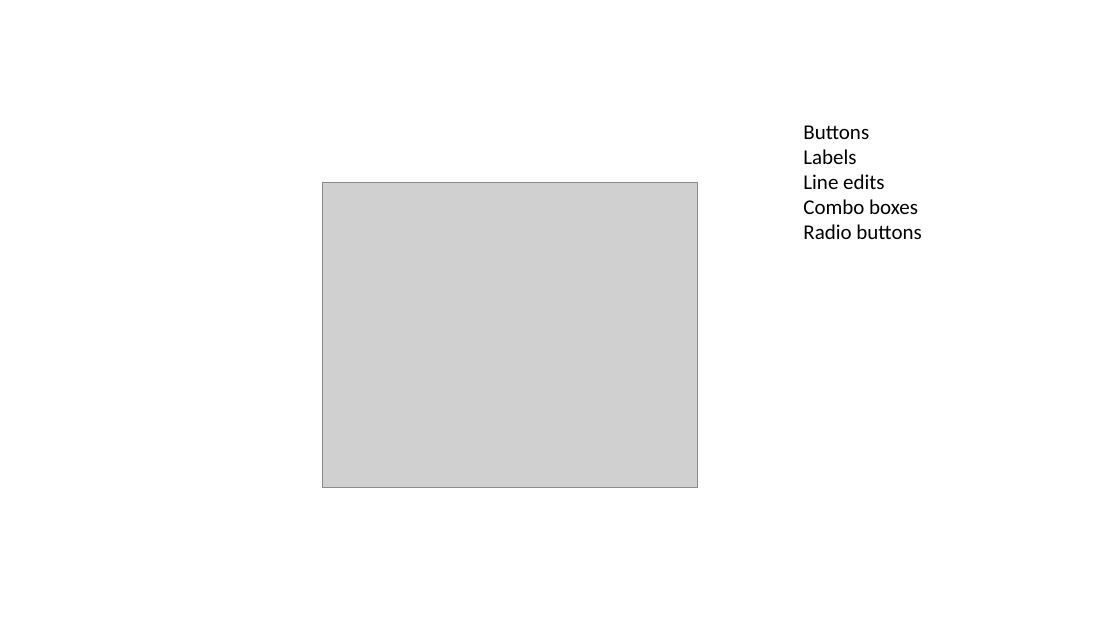
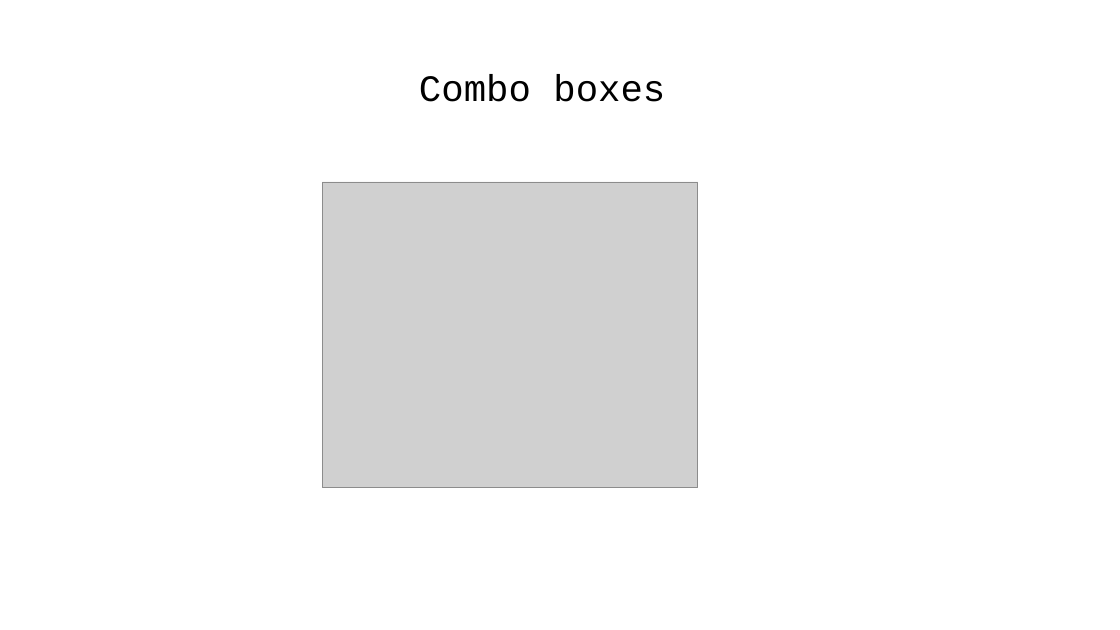
Before and after one commit to mmaleki92/python_teaching, a slide deck: slide 18 of gui/pyqt_start.pptx. Drawn at 1120x630 pixels with LibreOffice and Linux fonts; fonts in the diff are those of the drawing; grey boxes stand for pictures. Boxes give left, top, right and bottom in pixels: in the first picture for what was removed or moved away, otherwise in the second. Text is boxed around its words. In the diff, an @@ line names an element or a change of style, - is before the commit and + after.

```diff
--- a/gui/pyqt_start.pptx
+++ b/gui/pyqt_start.pptx
@@ text added at <box>419,75,665,102</box>, 32 pt, text #000000 @@
+Combo boxes
@@ text removed at <box>803,125,921,239</box> @@
-Buttons
-Labels
-Line edits
-Combo boxes
-Radio buttons
```
Also in this commit, not shown: 4 other slides changed, 2 slides added, 2 slides removed, 2 other files.
